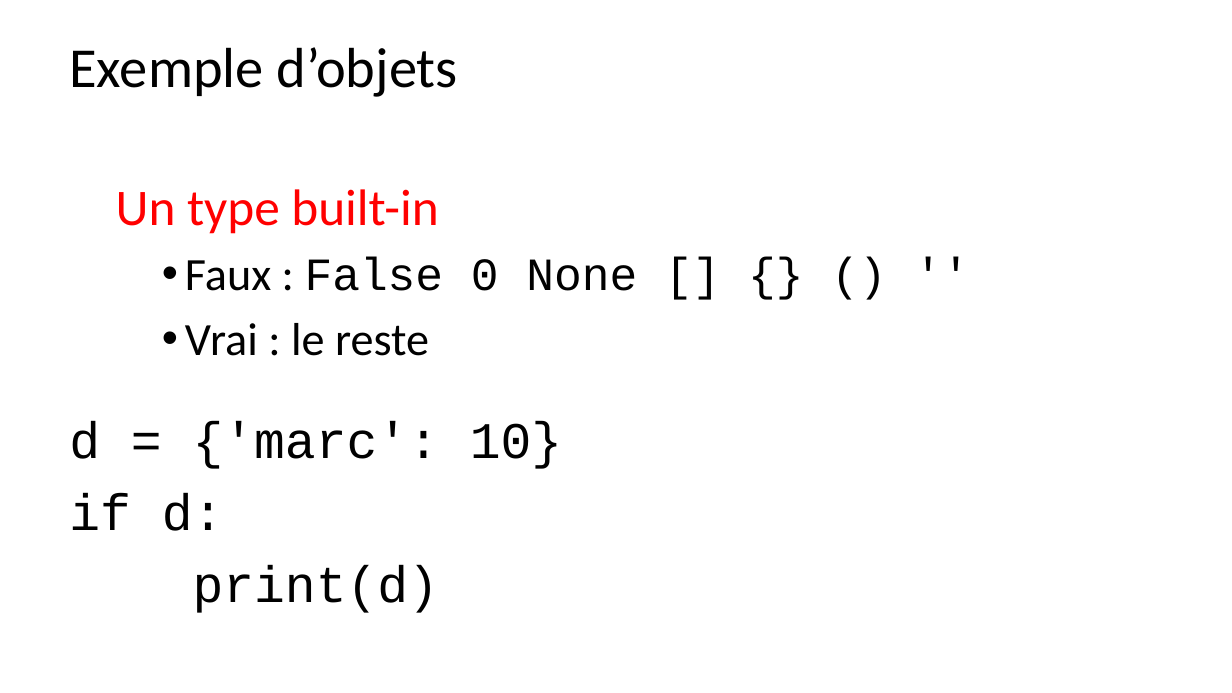
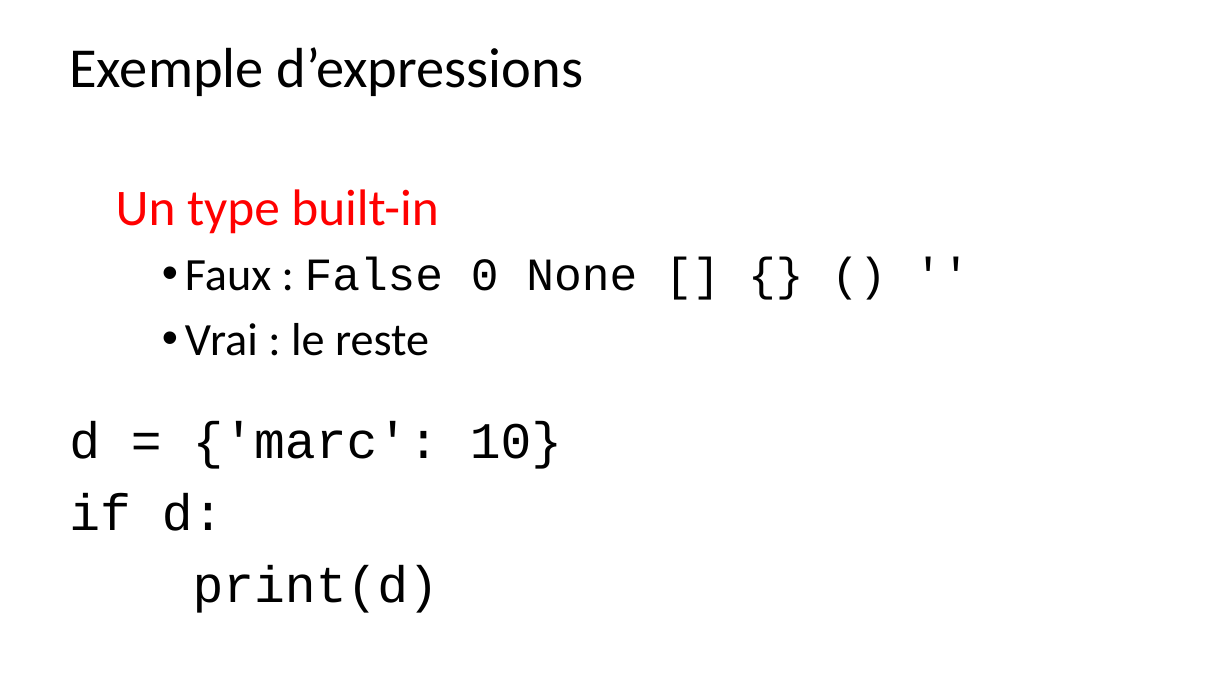
Before and after one commit to parmentelat/flotpython-archive, a slide deck: slide 3 of w4/w4-s2-av-slide1.pptx. Drawn at 1232x693 pixels with LibreOffice and Linux fonts; fonts in the diff are those of the drawing. Boxes give left, top, right and bottom in pixels: in the first picture for what was removed or moved away, otherwise in the second. Text is boxed around its words. In the diff, an @@ line names an element or a change of style, - is before the commit and + after.

```diff
--- a/w4/w4-s2-av-slide1.pptx
+++ b/w4/w4-s2-av-slide1.pptx
@@ text at (69,47,583,96): text changed @@
-Exemple d’objets
+Exemple d’expressions
```
Also in this commit, not shown: 1 other slide changed, 2 other files.
